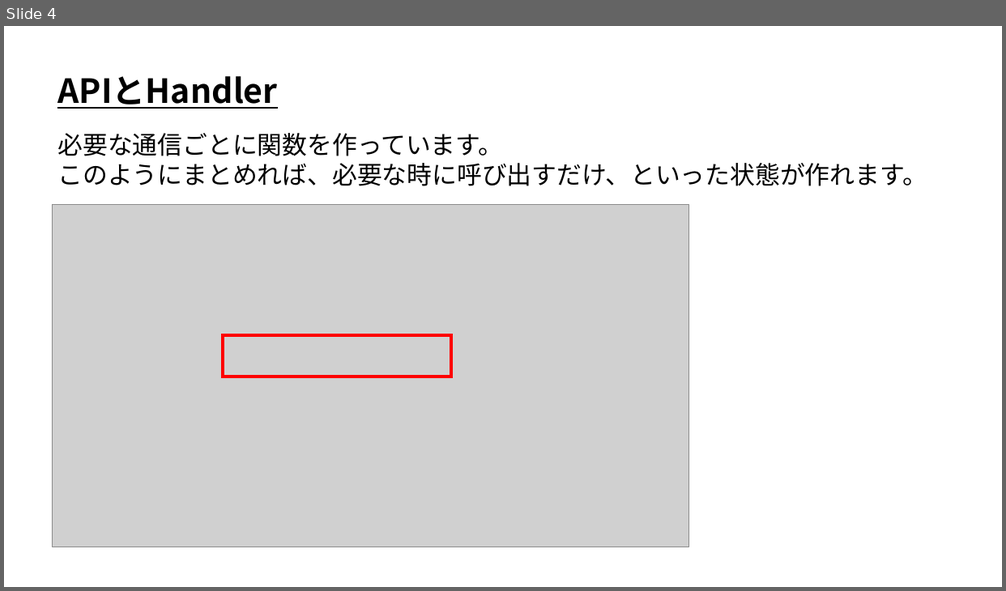
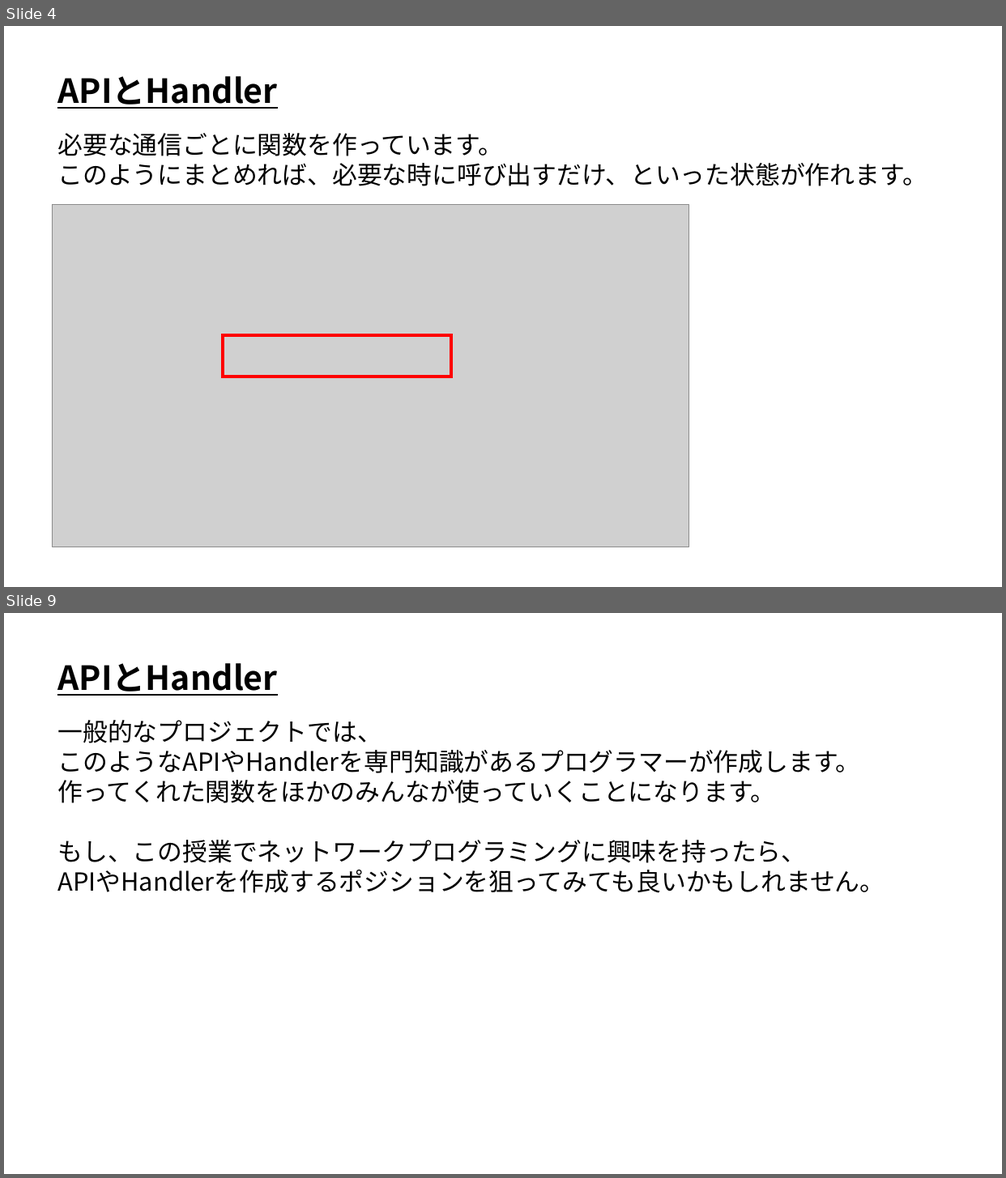
Before and after one commit to ArakiYusuke-Ohara/Textbook, a slide deck: ゲーム科3年/00_前期/オンラインゲームプログラミングⅠ/12_APIとHandler.pptx. Shown one above the other, each under a label of ours: slide 4 before the commit, slides 4 and 9 after it; the slides between them are not shown. The pictures are 1006x591 and 1006x1178 pixels, drawn with LibreOffice and Linux fonts; fonts in the diff are those of the drawing; grey boxes stand for pictures. Boxes give left, top, right and bottom in pixels: in the first picture for what was removed or moved away, otherwise in the second. Text is boxed around its words. In the diff, an @@ line names an element or a change of style, - is before the commit and + after.

Commit message:
スライド作成

```diff
--- a/ゲーム科3年/00_前期/オンラインゲームプログラミングⅠ/12_APIとHandler.pptx
+++ b/ゲーム科3年/00_前期/オンラインゲームプログラミングⅠ/12_APIとHandler.pptx
@@ slide 9 added at (4, 613, 1002, 1174), background #FFFFFF @@
@@ text added at (57, 663, 277, 696), 32 pt, text #000000, bold, underline @@
+APIとHandler
@@ text added at (57, 720, 884, 893), 24 pt, text #000000 @@
+一般的なプロジェクトでは、
+このようなAPIやHandlerを専門知識があるプログラマーが作成します。
+作ってくれた関数をほかのみんなが使っていくことになります。
+もし、この授業でネットワークプログラミングに興味を持ったら、
+APIやHandlerを作成するポジションを狙ってみても良いかもしれません。
```
Also in this commit, not shown: 1 slide changed, 4 other slides added, 1 other file.
